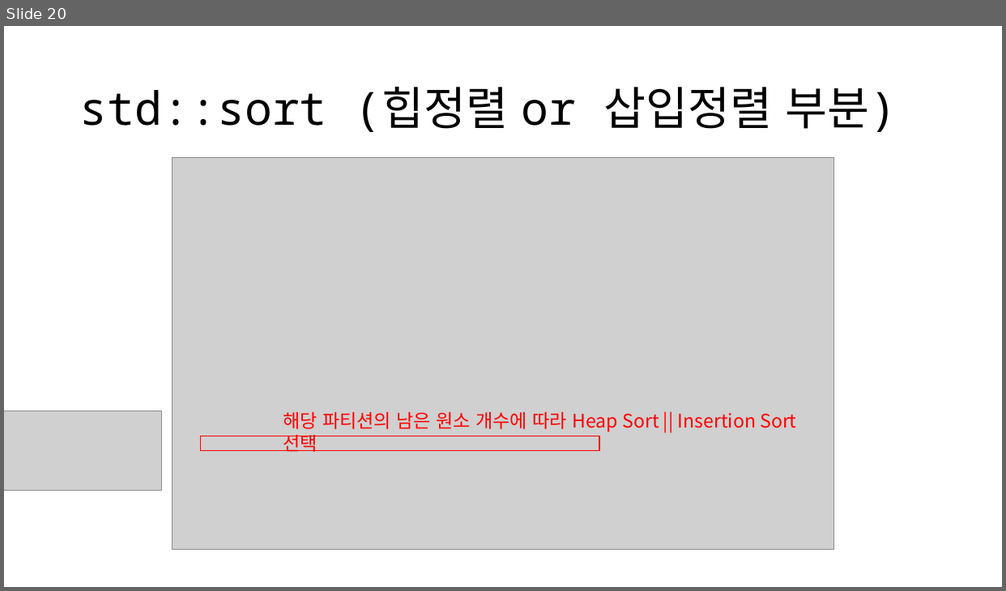
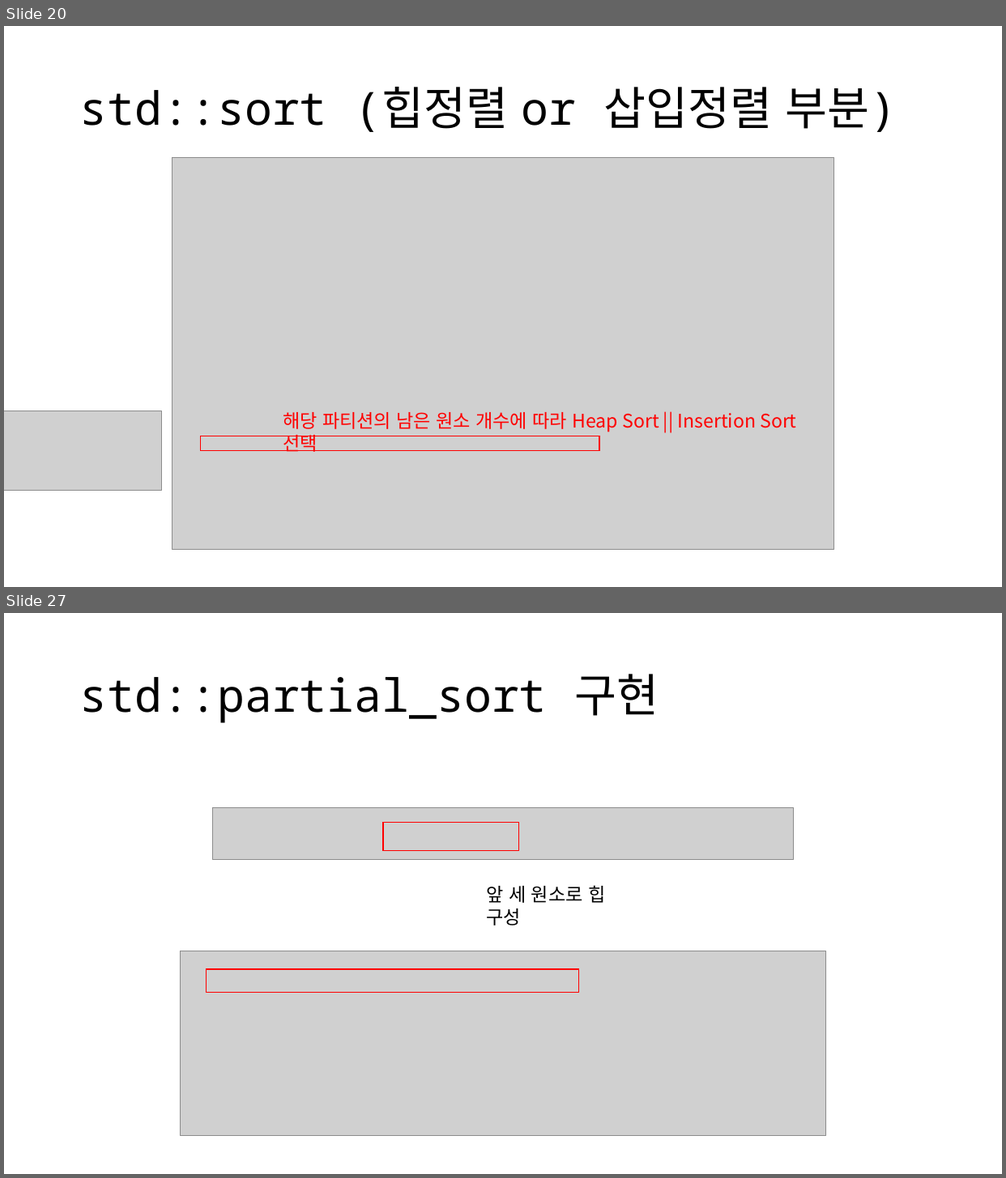
Before and after one commit to OptimizationStudy/Repo2019, a slide deck: opt_study_sorting_operations.pptx. Shown one above the other, each under a label of ours: slide 20 before the commit, slides 20 and 27 after it; the slides between them are not shown. The pictures are 1006x591 and 1006x1178 pixels, drawn with LibreOffice and Linux fonts; fonts in the diff are those of the drawing; grey boxes stand for pictures. Boxes give left, top, right and bottom in pixels: in the first picture for what was removed or moved away, otherwise in the second. Text is boxed around its words. In the diff, an @@ line names an element or a change of style, - is before the commit and + after.

Commit message:
update partial_sort, stable_sort

```diff
--- a/opt_study_sorting_operations.pptx
+++ b/opt_study_sorting_operations.pptx
@@ slide 27 added at (4,613,1002,1174), background #FFFFFF @@
@@ title added at (80,674,658,723), 44 pt, text #000000 @@
+std::partial_sort 구현
@@ picture added at (213,807,793,860) @@
@@ rectangle added at (384,822,519,850), outline #FF0000 1 pt @@
@@ text added at (486,885,605,926), 18 pt, text #000000 @@
+앞 세 원소로 힙 구성
@@ picture added at (181,951,826,1135) @@
@@ rectangle added at (206,969,579,993), outline #FF0000 1 pt @@
```
Also in this commit, not shown: 1 slide changed, 29 other slides added.
